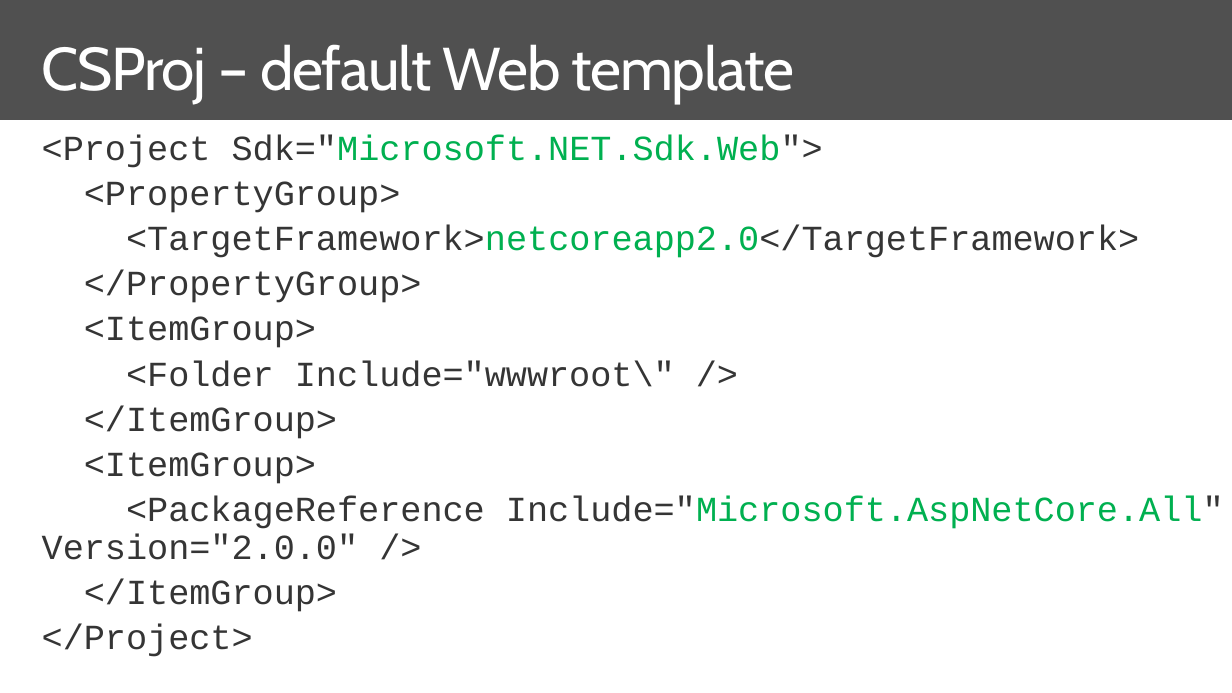
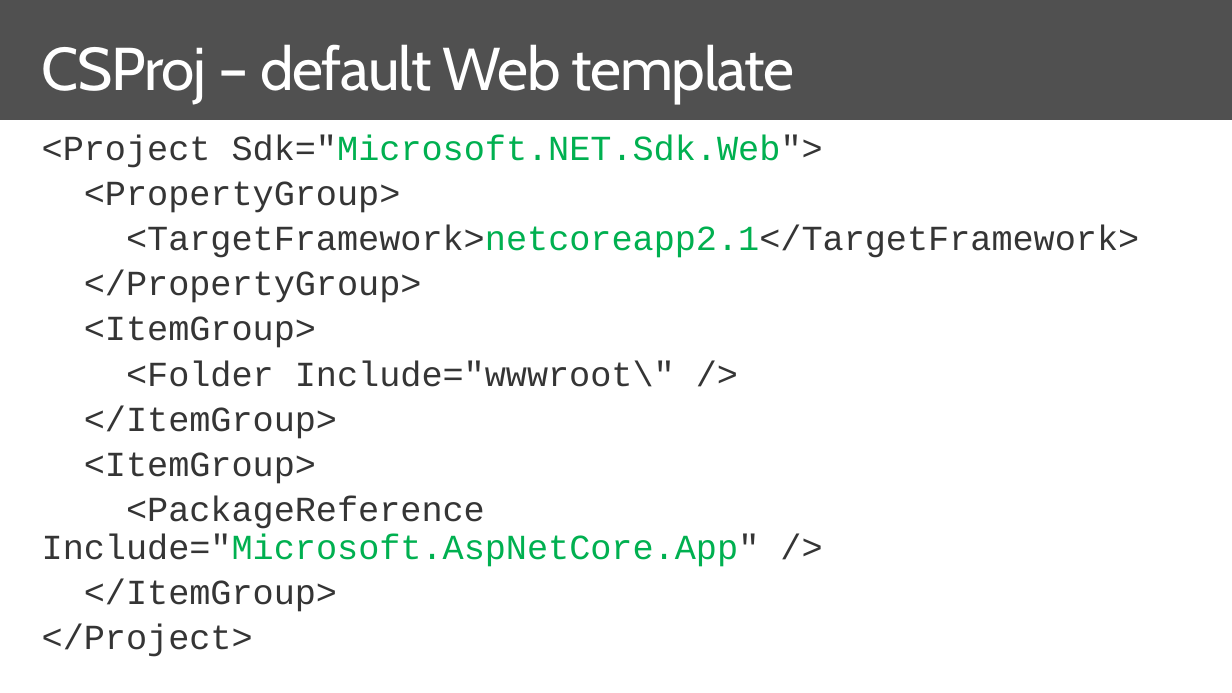
Before and after one commit to dotnet-presentations/dotnetcore-workshop, a slide deck: slide 24 of 1-Overview-Tools-Acquisition/netcore-workshop-overview-tools.pptx. Drawn at 1232x693 pixels with LibreOffice and Linux fonts; fonts in the diff are those of the drawing; background and template pictures are left out. Boxes give left, top, right and bottom in pixels: in the first picture for what was removed or moved away, otherwise in the second. Text is boxed around its words. In the diff, an @@ line names an element or a change of style, - is before the commit and + after.

```diff
--- a/1-Overview-Tools-Acquisition/netcore-workshop-overview-tools.pptx
+++ b/1-Overview-Tools-Acquisition/netcore-workshop-overview-tools.pptx
@@ text at (126, 225, 1139, 258): text changed @@
-<TargetFramework>netcoreapp2.0</TargetFramework>
+<TargetFramework>netcoreapp2.1</TargetFramework>
@@ text at (42, 496, 760, 567): text changed @@
-<PackageReference Include="Microsoft.AspNetCore.All" Version="2.0.0" />
+<PackageReference Include="Microsoft.AspNetCore.App" />
```
Also in this commit, not shown: 3 other slides changed, 2 other files.
